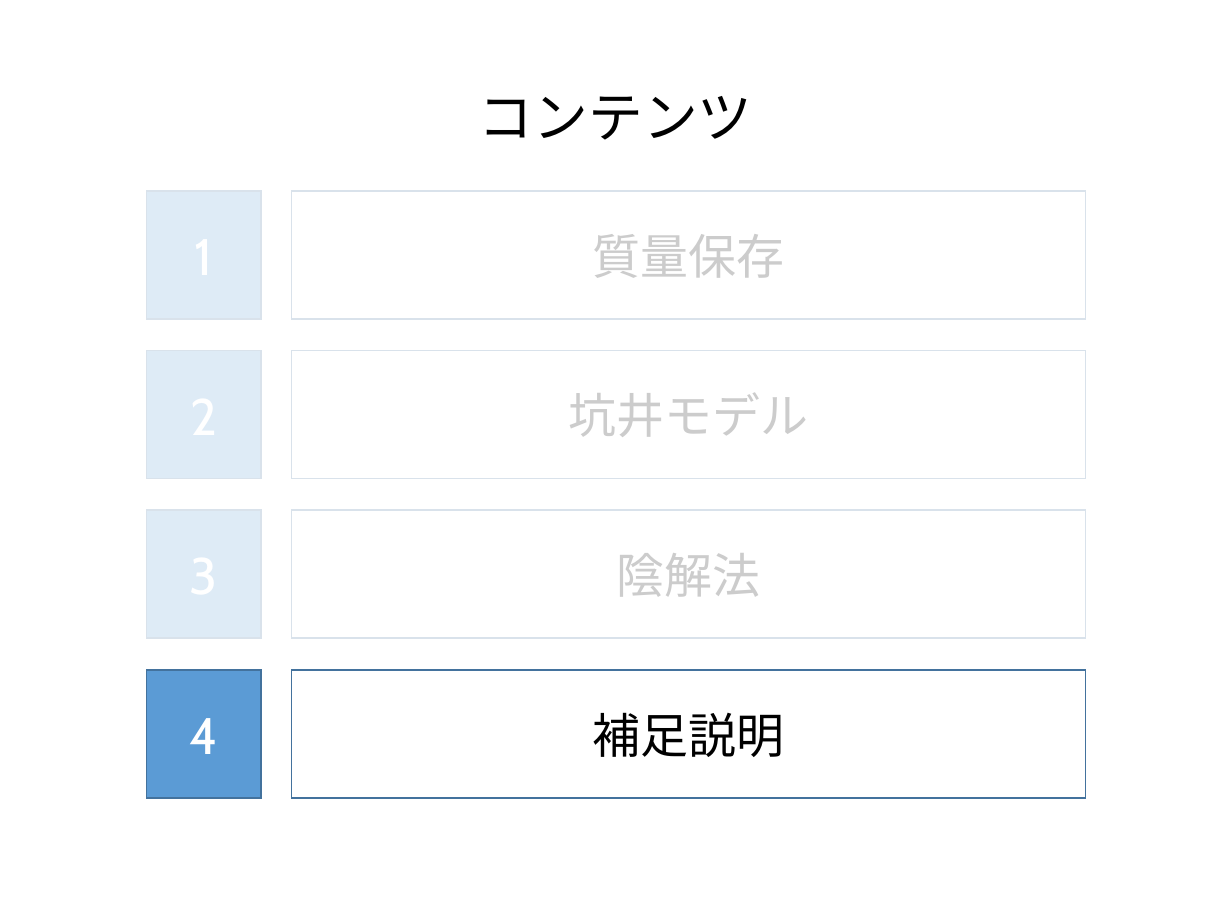
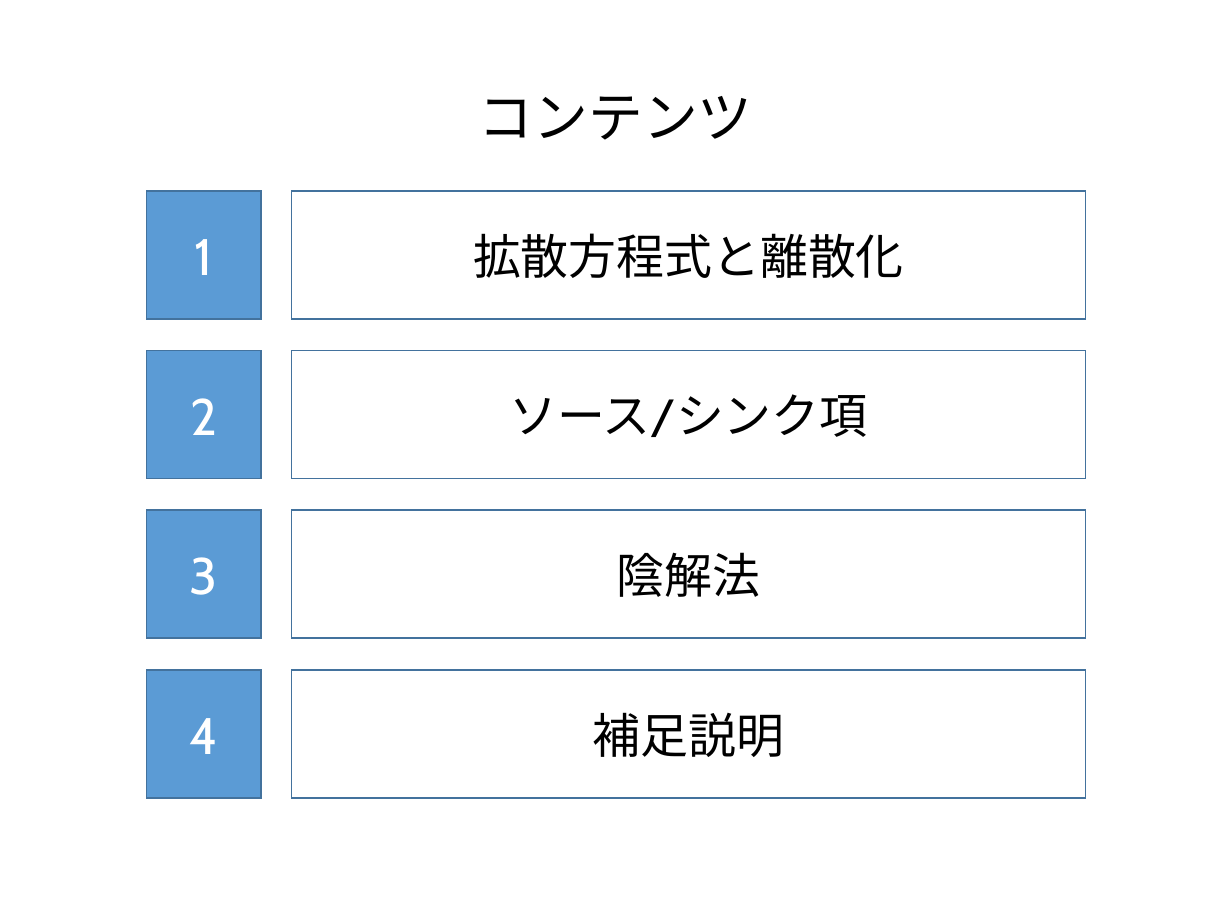
Before and after one commit to te288/intro_to_NA2022, a slide deck: slide 2 of pptx/04_1次元拡散方程式（陰解法）.pptx (slide 16 before the commit). Drawn at 1232x924 pixels with LibreOffice and Linux fonts; fonts in the diff are those of the drawing. Boxes give left, top, right and bottom in pixels: in the first picture for what was removed or moved away, otherwise in the second. Text is boxed around its words. In the diff, an @@ line names an element or a change of style, - is before the commit and + after.

```diff
--- a/pptx/04_1次元拡散方程式（陰解法）.pptx
+++ b/pptx/04_1次元拡散方程式（陰解法）.pptx
@@ rectangle removed at [126, 165, 1099, 655] @@
@@ text in rectangle at [195, 239, 213, 275]: text added @@
+1
@@ text in rectangle at [473, 233, 904, 278]: text changed @@
-質量保存
+拡散方程式と離散化
@@ text in rectangle at [190, 398, 217, 435]: text added @@
+2
@@ text in rectangle at [509, 394, 867, 437]: text changed @@
-坑井モデル
+ソース/シンク項
@@ text in rectangle at [190, 557, 218, 595]: text added @@
+3
```
Also in this commit, not shown: 10 other slides changed, 5 slides added, 1 slide removed, 8 other files.
